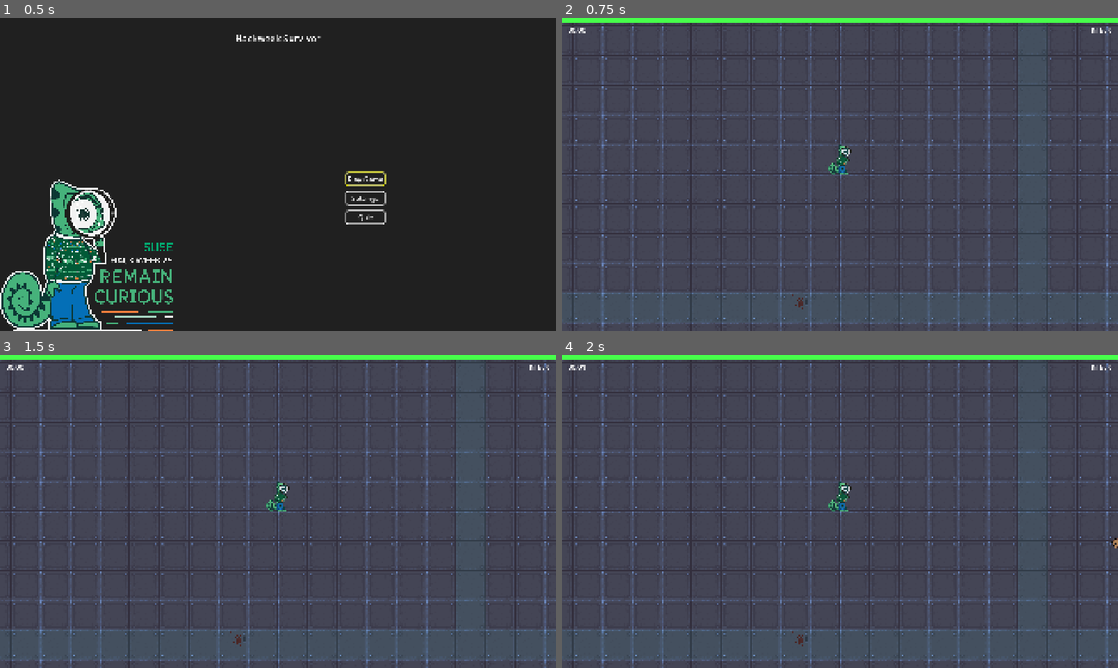
Above: before the commit, frames 1-4 (two rows, left to right).
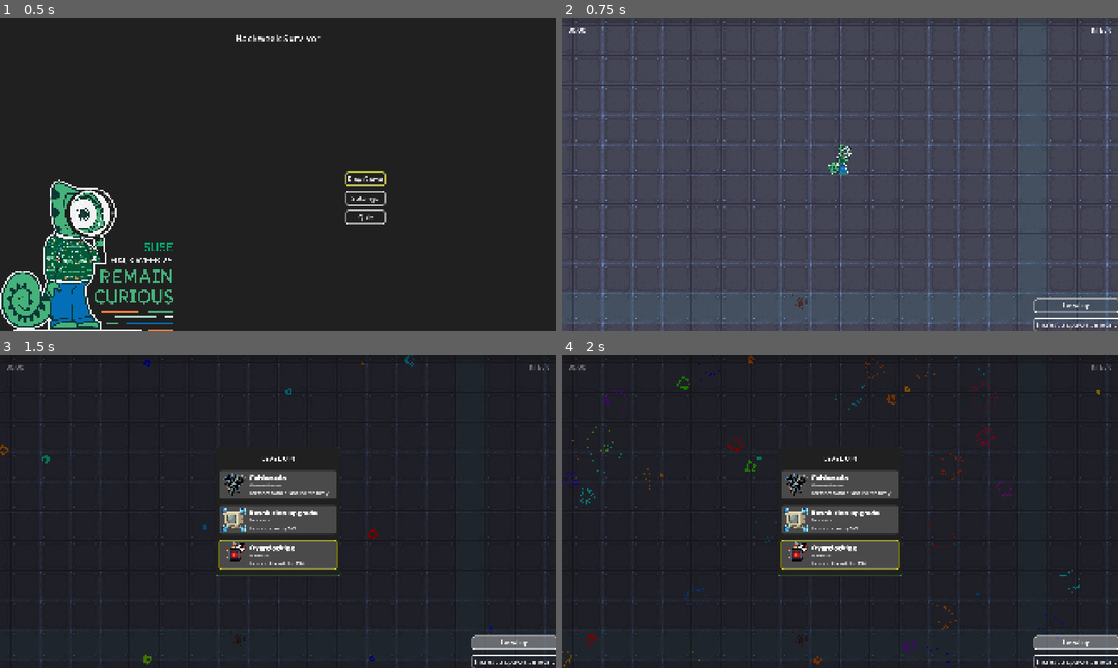
Above: after the commit, the same moments.

Repository: jcronenberg/hackweek-survivor
Game: Godot game, scene res://src/menu/menu.tscn
Two runs of this game, one before a commit and one after it. Both use one fixed random seed, a clock stepped at 60 frames per second and the inputs below.
Inputs (mouse positions are in pixels of both pictures, inside the frame that each line leads up to):
- Up to frame 1 (0.5 s): no input
- Up to frame 2 (0.75 s): click "Play Game" at 0.5 s
- Up to frame 3 (1.5 s): click (517, 642) at 1.25 s, where only the run after the commit has a clickable "Level up"
- Up to frame 4 (2 s): no input

Frame 1 is identical in both runs. In frame 2, 2.1% of the frame differs, in the area x 0-100%, y 0-100%; in frame 3, 96%; in frame 4, 96%.
Error before the commit: Parse Error: Identifier "player_sprite" not declared in the current scope. (res://src/player/player.gd:64)

Commit message:
Add player outline
Because cablenado can clutter the screen a bit, this helps keep track of the
player.

Diff:
--- a/src/player/player.gd
+++ b/src/player/player.gd
@@ -61,10 +61,12 @@
 	var direction = Vector2.ZERO # The player's movement vector.
 	if Input.is_action_pressed("ui_right"):
 		direction.x += 1
-		player_sprite.flip_h = false
+		%PlayerSprite.flip_h = false
+		%PlayerOutlineSprite.flip_h = false
 	if Input.is_action_pressed("ui_left"):
 		direction.x -= 1
-		player_sprite.flip_h = true
+		%PlayerSprite.flip_h = true
+		%PlayerOutlineSprite.flip_h = true
 	if Input.is_action_pressed("ui_down"):
 		direction.y += 1
 	if Input.is_action_pressed("ui_up"):
--- a/src/player/player.tscn
+++ b/src/player/player.tscn
@@ -1,11 +1,12 @@
-[gd_scene load_steps=8 format=3 uid="uid://ctow5dh60gvg4"]
+[gd_scene load_steps=9 format=3 uid="uid://ctow5dh60gvg4"]
 
 [ext_resource type="Script" uid="uid://c3yehy4r7k132" path="res://src/player/player.gd" id="1_gmfve"]
 [ext_resource type="Texture2D" uid="uid://cql8n5gppr5gy" path="res://assets/sprites/hw_geeko_pixel.png" id="2_rxibo"]
+[ext_resource type="Texture2D" uid="uid://bgyrr83rawo3v" path="res://assets/sprites/hw_geeko_pixel_outline.png" id="3_mf2ua"]
 
 [sub_resource type="CapsuleShape2D" id="CapsuleShape2D_lowyb"]
-radius = 23.0
-height = 96.0
+radius = 26.0
+height = 98.0
 
 [sub_resource type="StyleBoxFlat" id="StyleBoxFlat_gmfve"]
 bg_color = Color(0, 0, 0, 1)
@@ -27,23 +28,30 @@
 corner_radius_bottom_left = 2
 
 [sub_resource type="CapsuleShape2D" id="CapsuleShape2D_gmfve"]
-radius = 32.0
-height = 116.0
+radius = 34.0
+height = 118.0
 
 [sub_resource type="CircleShape2D" id="CircleShape2D_rxibo"]
-radius = 103.01942
+radius = 116.00431
 
 [node name="Player" type="CharacterBody2D"]
 motion_mode = 1
 script = ExtResource("1_gmfve")
 
 [node name="PlayerSprite" type="Sprite2D" parent="."]
+unique_name_in_owner = true
 texture_repeat = 2
-position = Vector2(-1, -64)
+position = Vector2(0, -66)
 texture = ExtResource("2_rxibo")
 
+[node name="PlayerOutlineSprite" type="Sprite2D" parent="."]
+unique_name_in_owner = true
+z_index = 1000
+position = Vector2(0, -66)
+texture = ExtResource("3_mf2ua")
+
 [node name="PlayerCollision" type="CollisionShape2D" parent="."]
-position = Vector2(-2, -23)
+position = Vector2(-2, -27)
 rotation = 1.5707964
 shape = SubResource("CapsuleShape2D_lowyb")
 
@@ -63,7 +71,7 @@
 position = Vector2(23.400002, -0.1499939)
 
 [node name="CollisionShape2D" type="CollisionShape2D" parent="DamageArea"]
-position = Vector2(-24.400002, -22.850006)
+position = Vector2(-24.400002, -25.850006)
 rotation = 1.5707964
 shape = SubResource("CapsuleShape2D_gmfve")
 debug_color = Color(0.83102524, 0.33544555, 0.5368337, 0.41960785)
@@ -73,7 +81,7 @@
 collision_mask = 2
 
 [node name="CollisionShape2D" type="CollisionShape2D" parent="PickupArea"]
-position = Vector2(-1, -23)
+position = Vector2(0, -27)
 shape = SubResource("CircleShape2D_rxibo")
 
 [connection signal="body_entered" from="DamageArea" to="." method="_on_damage_area_body_entered"]
Binary file changed: assets/sprites/hw_geeko_pixel.png
Binary file added: assets/sprites/hw_geeko_pixel_outline.png
Not shown, added: assets/sprites/hw_geeko_pixel_outline.png.import
